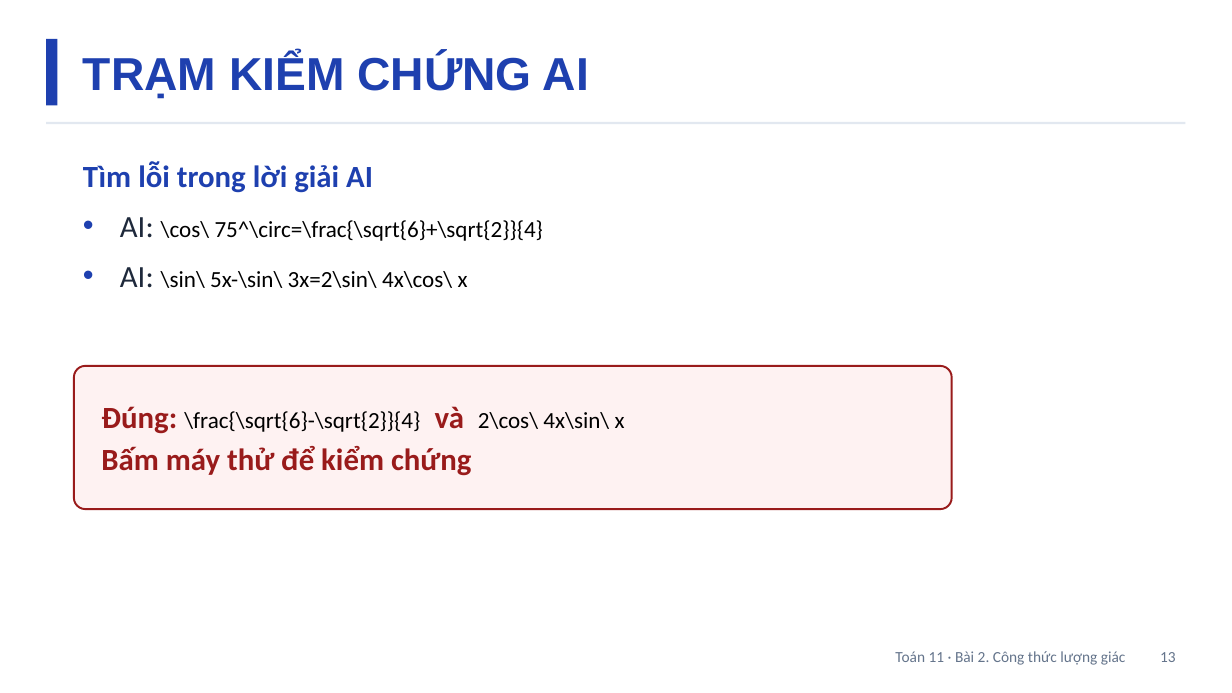
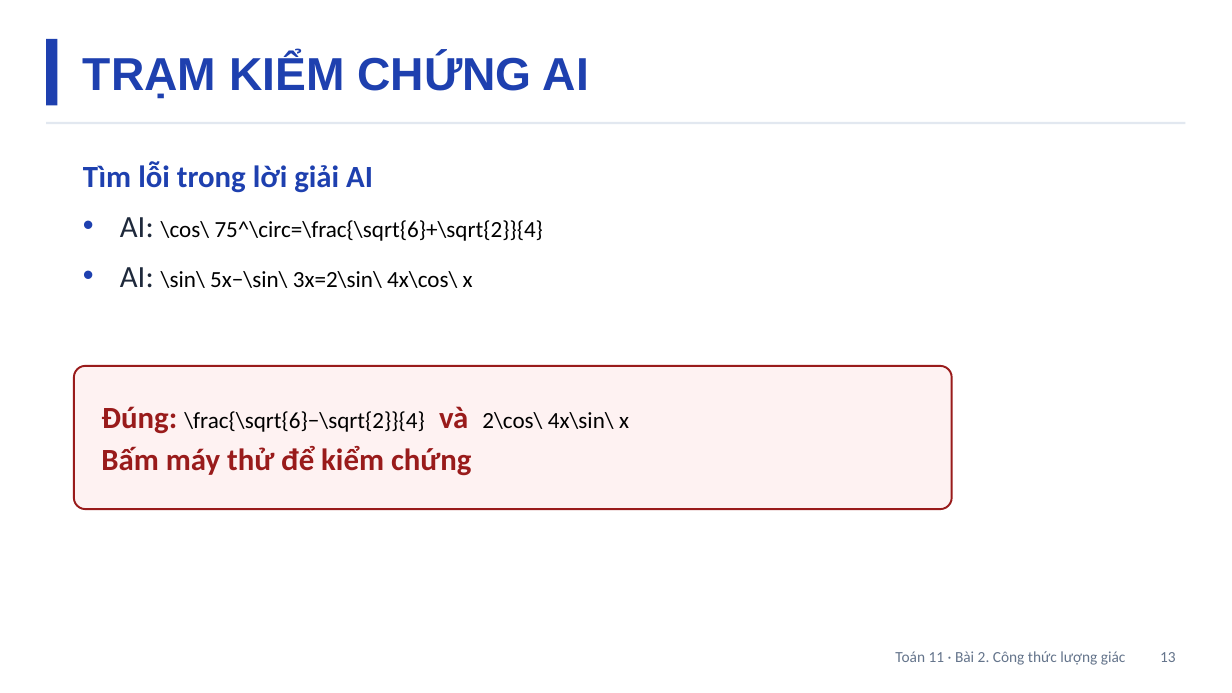
Before and after one commit to Trangtu66/Taode_thi_online, a slide deck: slide 13 of slides/Toan11/Slide_TOAN11_Bai2_T4-5.pptx. Drawn at 1232x693 pixels with LibreOffice and Linux fonts; fonts in the diff are those of the drawing. Boxes give left, top, right and bottom in pixels: in the first picture for what was removed or moved away, otherwise in the second. Text is boxed around its words. In the diff, an @@ line names an element or a change of style, - is before the commit and + after.

```diff
--- a/slides/Toan11/Slide_TOAN11_Bai2_T4-5.pptx
+++ b/slides/Toan11/Slide_TOAN11_Bai2_T4-5.pptx
@@ text at (120,267,473,288): text changed @@
-• AI: \sin\ 5x-\sin\ 3x=2\sin\ 4x\cos\ x
+• AI: \sin\ 5x−\sin\ 3x=2\sin\ 4x\cos\ x
@@ text at (101,406,629,434): text changed @@
-Đúng: \frac{\sqrt{6}-\sqrt{2}}{4} và 2\cos\ 4x\sin\ x
+Đúng: \frac{\sqrt{6}−\sqrt{2}}{4} và 2\cos\ 4x\sin\ x
```
Also in this commit, not shown: 6 other slides changed, 50 other files.
